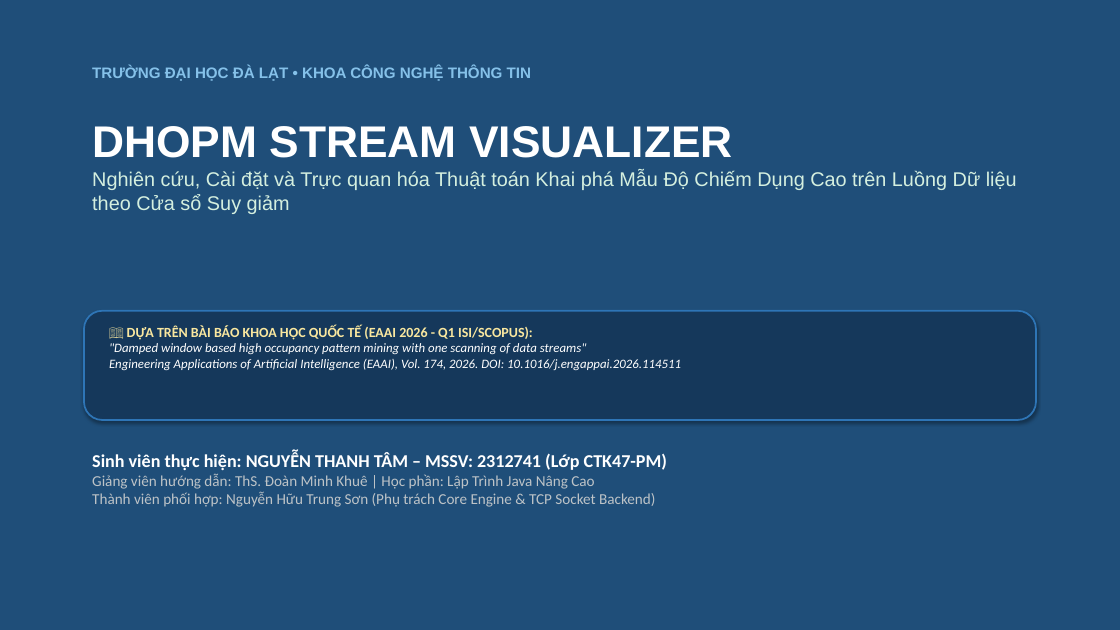
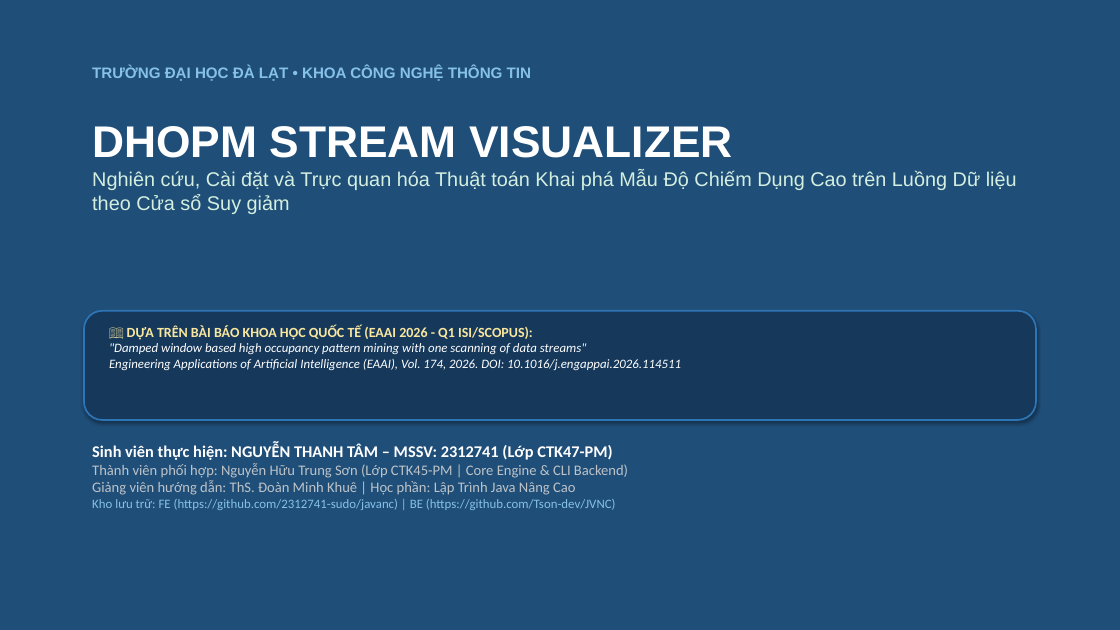
Before and after one commit to 2312741-sudo/javanc, a slide deck: slide 1 of docs/ThuyetTrinh_DeTai_DHOPM_2312741_NguyenThanhTam.pptx. Drawn at 1120x630 pixels with LibreOffice and Linux fonts; fonts in the diff are those of the drawing. Boxes give left, top, right and bottom in pixels: in the first picture for what was removed or moved away, otherwise in the second. Text is boxed around its words. In the diff, an @@ line names an element or a change of style, - is before the commit and + after.

Commit message:
docs: standardize scientific report formatting and expand 3-phase algorithm slides with diagrams

```diff
--- a/docs/ThuyetTrinh_DeTai_DHOPM_2312741_NguyenThanhTam.pptx
+++ b/docs/ThuyetTrinh_DeTai_DHOPM_2312741_NguyenThanhTam.pptx
@@ text "Sinh viên thực hiện: NGUYỄN ...": place and size @@
-text "Sinh viên thực hiện: NGUYỄN ..." at [92, 452, 667, 507]
+text "Sinh viên thực hiện: NGUYỄN ..." at [92, 444, 628, 510]
@@ text at [92, 444, 612, 495]: size 15.5 to 14 pt in "Sinh viên thực hiện: NGUYỄN THANH TÂM ..."; size 13 to 12.5 pt in "Giảng viên hướng dẫn: ThS. Đoàn Minh ..." @@
@@ text at [92, 463, 628, 478]: paragraph added @@
+Thành viên phối hợp: Nguyễn Hữu Trung Sơn (Lớp CTK45-PM | Core Engine & CLI Backend)
@@ text at [92, 499, 616, 510]: text changed; size 13 to 11 pt; text colour #BDC3C7 to #85C1E9 @@
-Thành viên phối hợp: Nguyễn Hữu Trung Sơn (Phụ trách Core Engine & TCP Socket Backend)
+Kho lưu trữ: FE (https://github.com/2312741-sudo/javanc) | BE (https://github.com/Tson-dev/JVNC)
```
Also in this commit, not shown: 9 other slides changed, 4 slides added, 1 slide removed, 3 other files.
